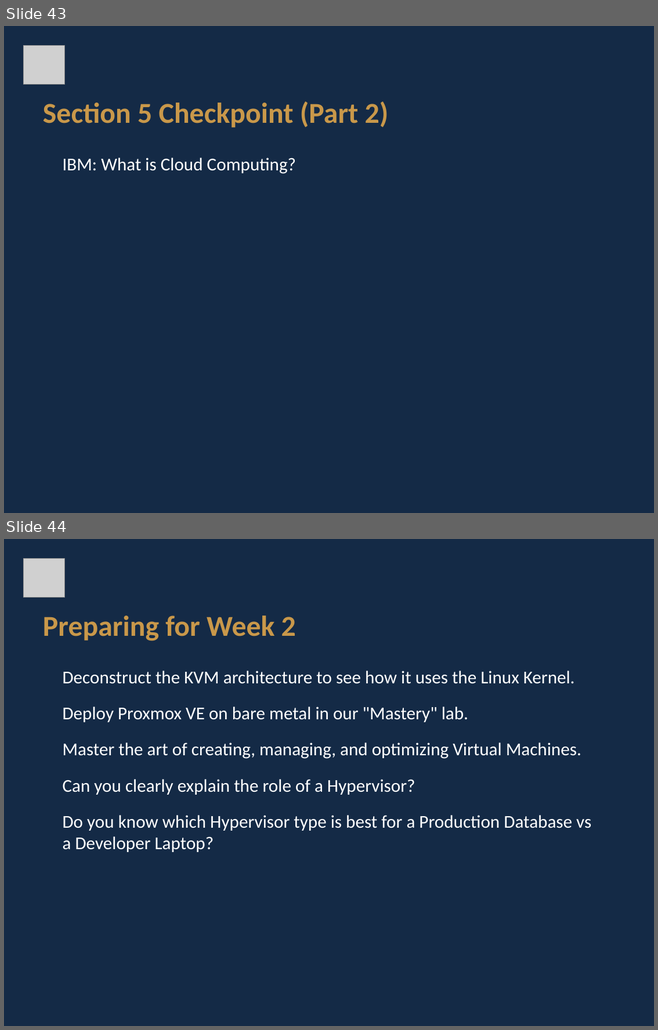
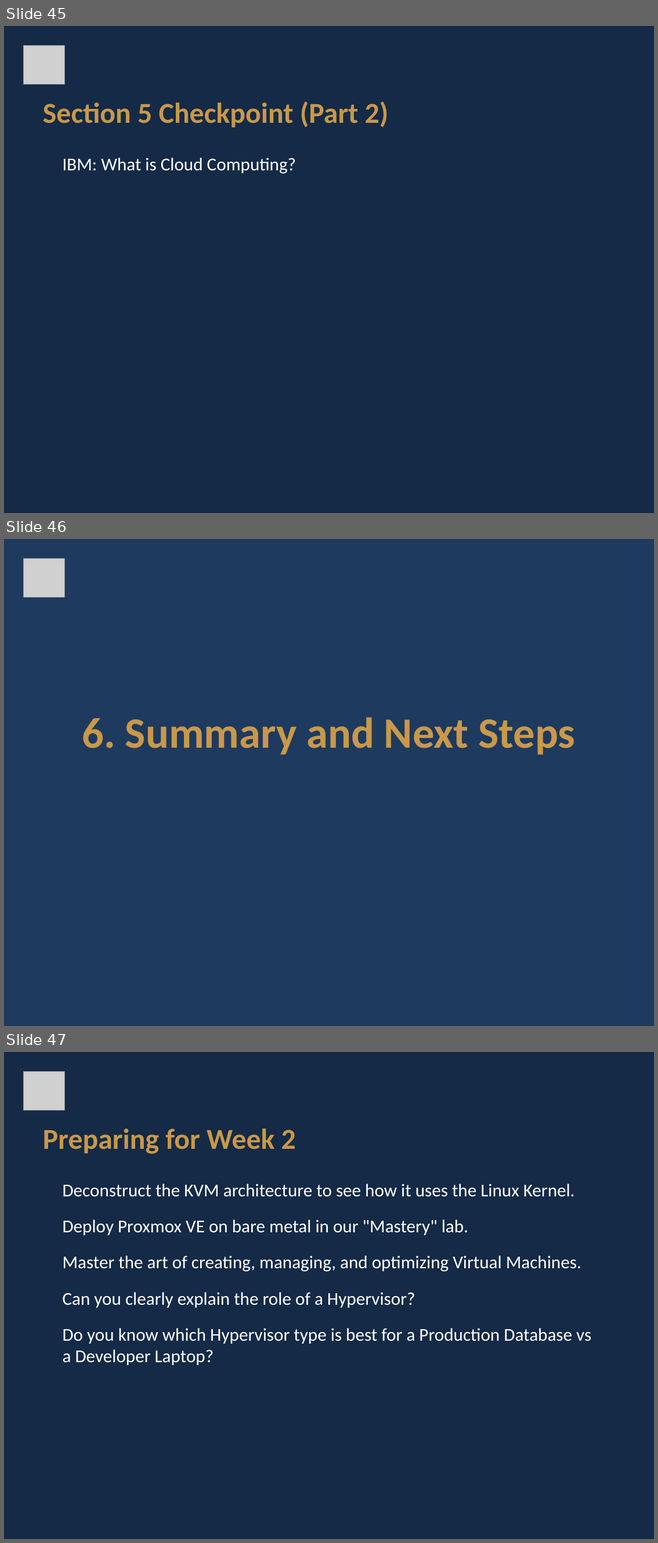
Before and after one commit to Cnshimba/OPS3-2026, a slide deck: Week 1 - Introduction to Virtualization/Week_1_Slides.pptx. Shown one above the other, each under a label of ours: slides 43 and 44 before the commit, slides 45, 46 and 47 after it. The pictures are 658x1030 and 658x1543 pixels, drawn with LibreOffice and Linux fonts; fonts in the diff are those of the drawing; grey boxes stand for pictures. Boxes give left, top, right and bottom in pixels: in the first picture for what was removed or moved away, otherwise in the second. Text is boxed around its words. In the diff, an @@ line names an element or a change of style, - is before the commit and + after.

```diff
--- a/Week 1 - Introduction to Virtualization/Week_1_Slides.pptx
+++ b/Week 1 - Introduction to Virtualization/Week_1_Slides.pptx
@@ slide 46 added at (4, 539, 654, 1026), background #1E3A5F @@
@@ picture added at (24, 559, 65, 598) @@
@@ text added at (82, 717, 575, 755), 48 pt, text #C9984A, bold @@
+6. Summary and Next Steps
@@ what was slide 43 is now slide 45 @@
@@ what was slide 44 is now slide 47 @@
```
Also in this commit, not shown: 2 other slides added, 12 other files.
